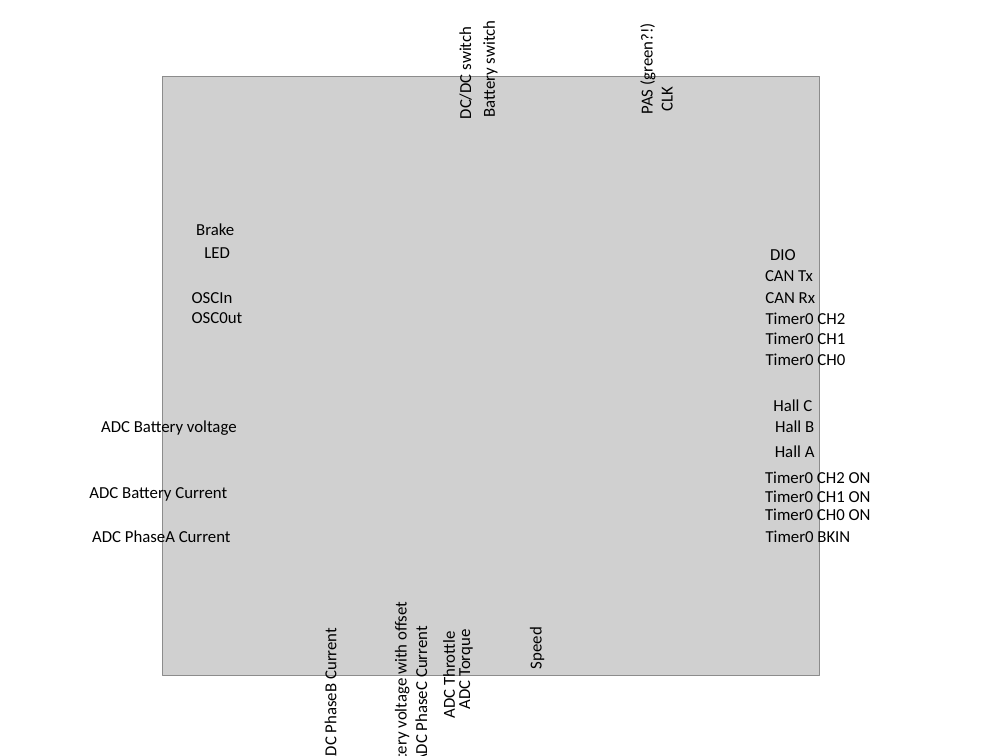
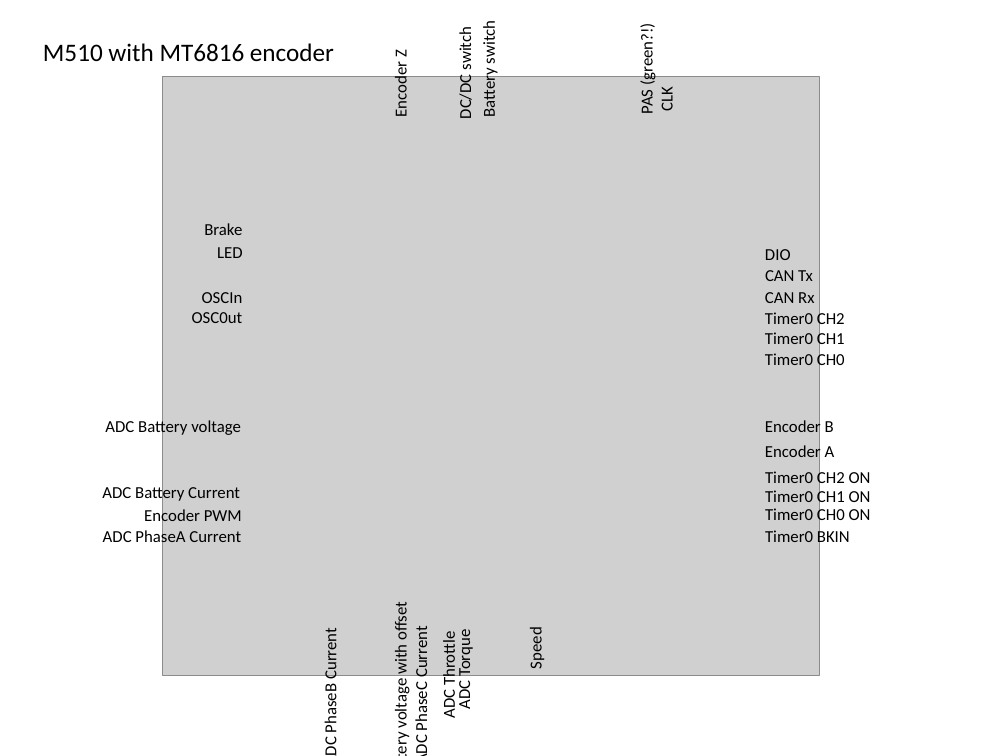
Before and after one commit to stancecoke/BAFANG_HUB_GD32F303RCT6, a slide deck: slide 1 of documentation/BANFANGHUB Pinout.pptx. Drawn at 1008x756 pixels with LibreOffice and Linux fonts; fonts in the diff are those of the drawing; grey boxes stand for pictures. Boxes give left, top, right and bottom in pixels: in the first picture for what was removed or moved away, otherwise in the second. Text is boxed around its words. In the diff, an @@ line names an element or a change of style, - is before the commit and + after.

Commit message:
PWM signal from encoder read in

```diff
--- a/documentation/BANFANGHUB Pinout.pptx
+++ b/documentation/BANFANGHUB Pinout.pptx
@@ text added at box(43, 43, 334, 62), 18 pt, text #000000 @@
+M510 with MT6816 encoder
@@ text added at box(391, 50, 411, 116), 12 pt, text #000000 @@
+Encoder Z
@@ text "LED": place and size @@
-text "LED" at box(204, 247, 230, 258)
+text "LED" at box(217, 247, 243, 258)
@@ text "DIO": place and size @@
-text "DIO" at box(770, 249, 796, 260)
+text "DIO" at box(765, 249, 791, 260)
@@ text "ADC Battery voltage": place and size @@
-text "ADC Battery voltage" at box(101, 419, 237, 437)
+text "ADC Battery voltage" at box(105, 419, 241, 437)
@@ text at box(765, 419, 834, 437): text changed @@
-Hall B
+Encoder B
@@ text removed at box(773, 399, 812, 411) @@
-Hall C
@@ text at box(765, 444, 835, 462): text changed @@
-Hall A
+Encoder A
@@ text "ADC Battery Current": place and size @@
-text "ADC Battery Current" at box(89, 485, 227, 503)
+text "ADC Battery Current" at box(102, 485, 240, 503)
@@ text added at box(144, 508, 242, 526), 12 pt, text #000000 @@
+Encoder PWM
@@ 3 texts: place and size @@
-3 texts at box(92, 223, 234, 547)
+3 texts at box(103, 223, 243, 547)
```
Also in this commit, not shown: 3 other files.
